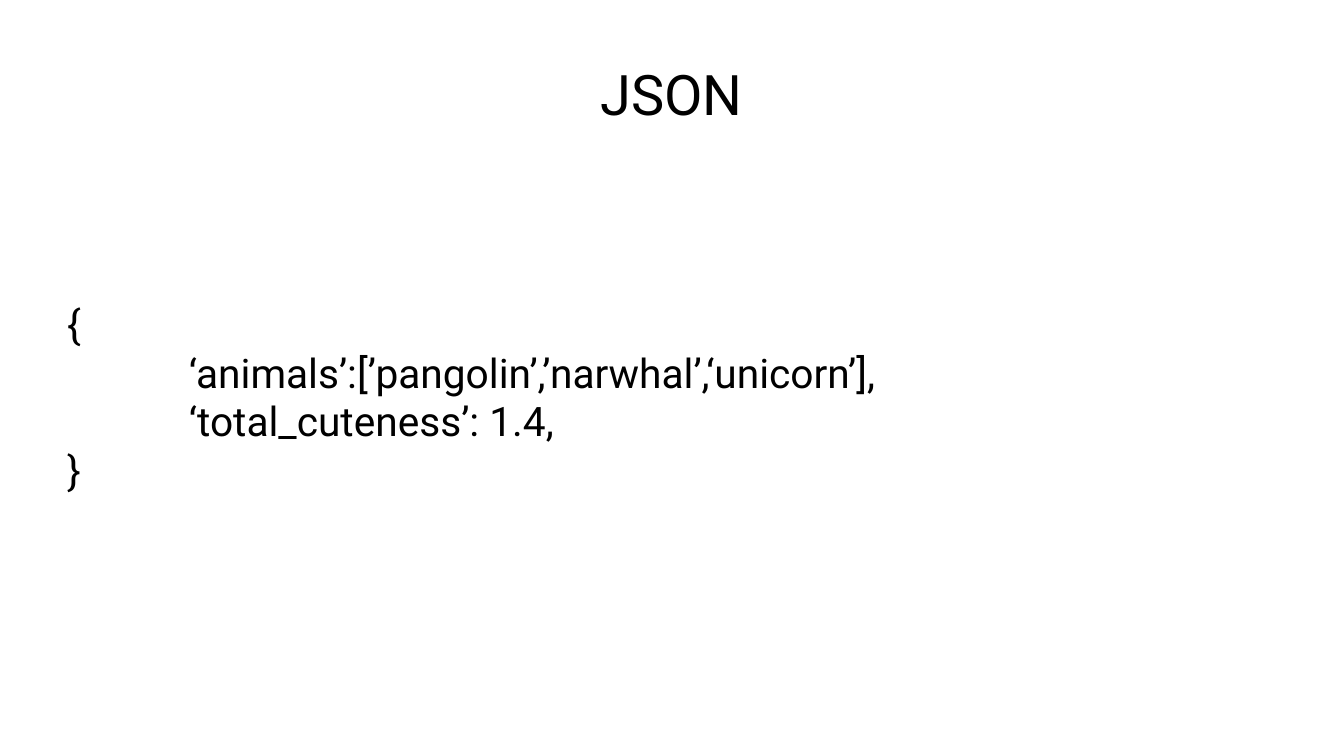
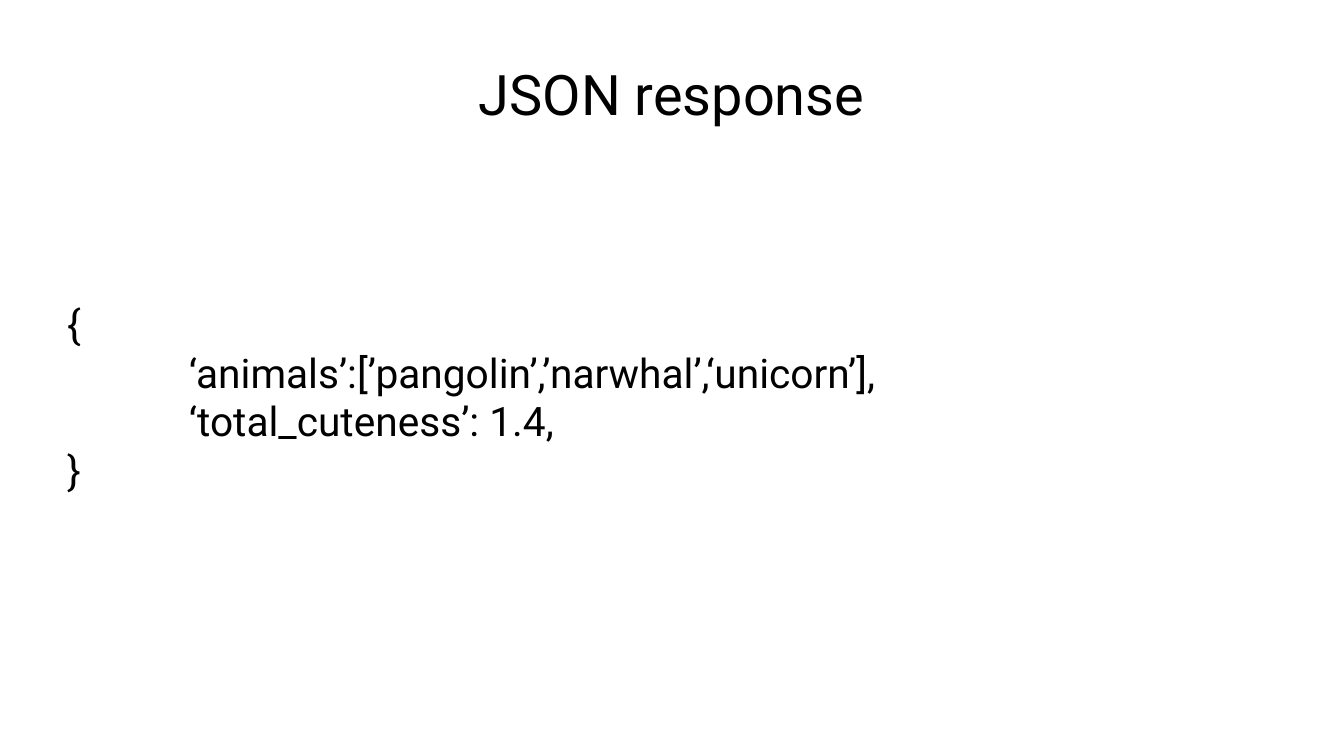
Before and after one commit to KarelZe/SSOS, a slide deck: slide 34 of docs/EnglishSSOS.odp (slide 31 before the commit). Drawn at 1344x756 pixels with LibreOffice and Linux fonts; fonts in the diff are those of the drawing. Boxes give left, top, right and bottom in pixels: in the first picture for what was removed or moved away, otherwise in the second. Text is boxed around its words. In the diff, an @@ line names an element or a change of style, - is before the commit and + after.

```diff
--- a/docs/EnglishSSOS.odp
+++ b/docs/EnglishSSOS.odp
@@ text at box(479, 74, 864, 127): text changed @@
-JSON
+JSON response
```
Also in this commit, not shown: 6 other slides changed, 8 slides added, 9 slides removed, 1 other file.
